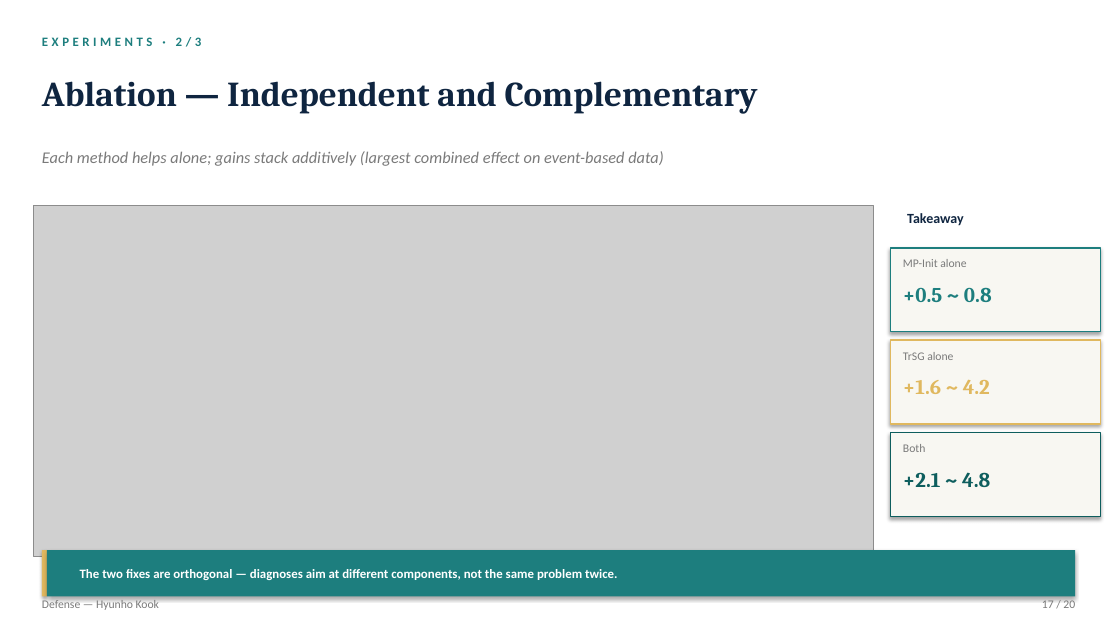
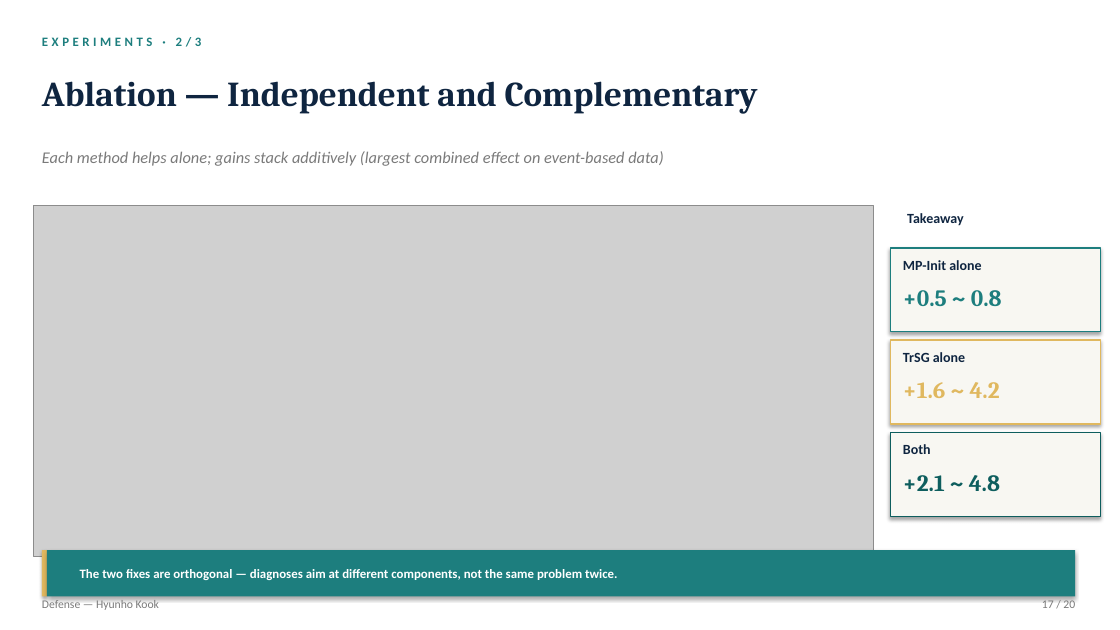
Before and after one commit to kookhh0827/POSTECH_thesis_template_latex, a slide deck: slide 17 of Hyunho_Kook_Master_Defense.pptx. Drawn at 1120x630 pixels with LibreOffice and Linux fonts; fonts in the diff are those of the drawing; grey boxes stand for pictures. Boxes give left, top, right and bottom in pixels: in the first picture for what was removed or moved away, otherwise in the second. Text is boxed around its words. In the diff, an @@ line names an element or a change of style, - is before the commit and + after.

```diff
--- a/Hyunho_Kook_Master_Defense.pptx
+++ b/Hyunho_Kook_Master_Defense.pptx
@@ size 10 to 12 pt, text colour #7A7A7A to #0F2540, bold on in 3 elements at (x1=903, y1=260, x2=981, y2=270), (x1=903, y1=352, x2=965, y2=362), (x1=903, y1=444, x2=931, y2=454) @@
@@ size 18 to 20 pt in 3 elements at (x1=903, y1=382, x2=1000, y2=398), (x1=903, y1=290, x2=1002, y2=306), (x1=903, y1=475, x2=1000, y2=491) @@
```
Also in this commit, not shown: 5 other slides changed, 8 other files.
